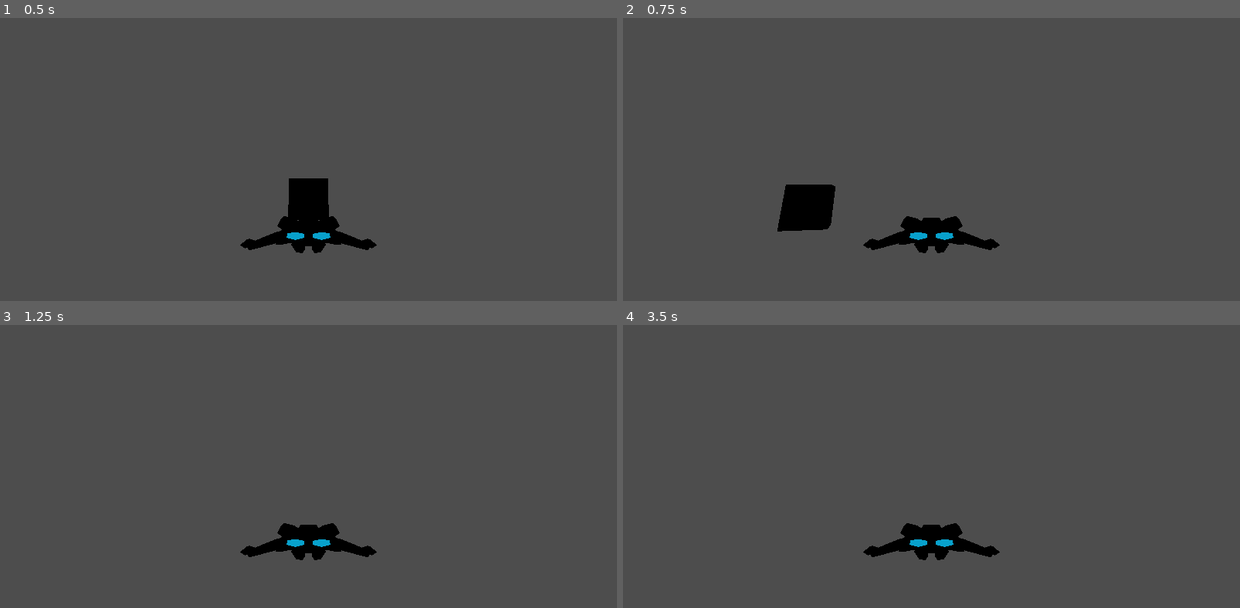
Above: before the commit, frames 1-4 (two rows, left to right).
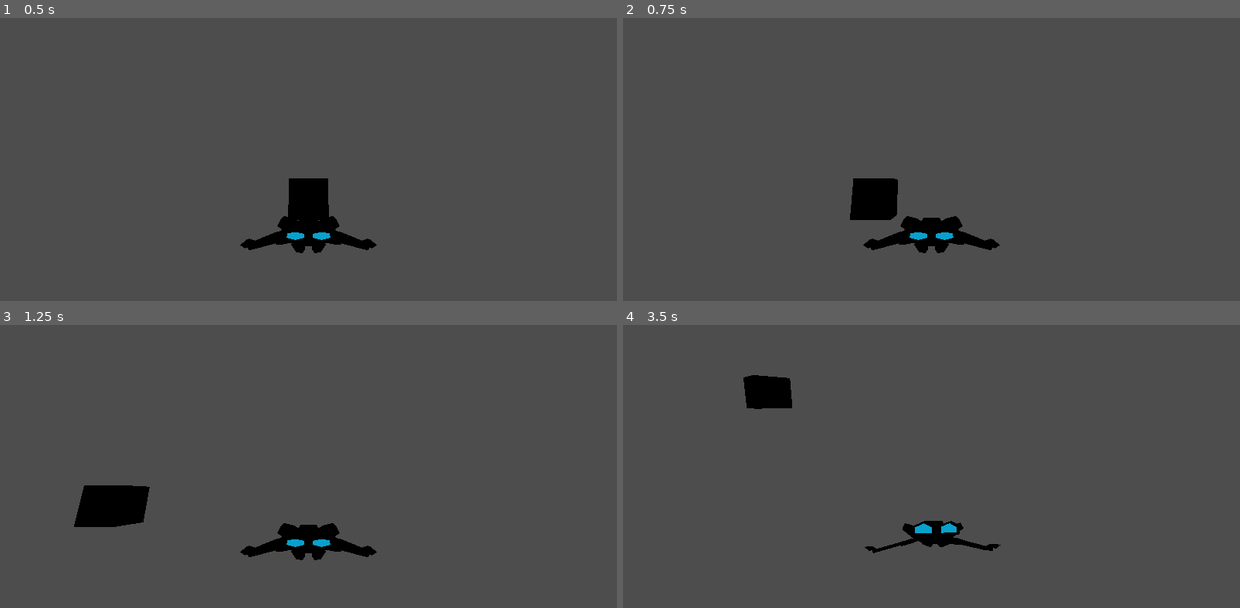
Above: after the commit, the same moments.

Repository: RyanRemer/ship_controller
Game: Godot game, scene res://main.tscn
The game is run twice, just before and just after one commit, with the same random seed, the same clock (stepped at 60 frames per second) and the same inputs.
Inputs (mouse positions are in pixels of both pictures, inside the frame that each line leads up to):
- Up to frame 1 (0.5 s): no input
- Up to frame 2 (0.75 s): tap Enter at 0.5 s; move the mouse to (1067, 111) at 0.52 s; hold Right (ui_right) from 0.53 s (still down)
- Up to frame 3 (1.25 s): keep holding Right (ui_right)
- Up to frame 4 (3.5 s): move the mouse to (808, 452) at 1.27 s; release Right (ui_right) at 1.28 s; hold Down (ui_down) 1.28-2.03 s; move the mouse to (993, 358) at 2.02 s; hold Right (ui_right) 2.03-2.78 s; move the mouse to (900, 503) at 2.77 s; hold Up (ui_up) from 2.78 s (still down)

Frame 1 is identical in both runs. In frame 2, 2.4% of the frame differs, in the area x 25-45%, y 56-76%; in frame 3, 1.6%; in frame 4, 1.8%.

Commit message:
bad ship controls 1

Diff:
--- a/player.gd
+++ b/player.gd
@@ -2,22 +2,42 @@
 
 @export var speed = 30.0;
 @export var rotation_speed = 2 * PI;
+
+@onready var ship_body: Node3D = $ShipBody;
+
 var player_rotation = Vector2.ZERO;
 
 func _process(delta):
 	_rotate_player(delta);
+	_rotate_ship_body();
 	velocity = _get_velocity();
 	move_and_slide();
+
+func _rotate_ship_body():
+	var relative_mouse := _get_relative_mouse();
+
+	var wasd = Input.get_vector("ui_left", "ui_right", "ui_down", "ui_up");
+	var thrust_amount = wasd.y;
+	var basis = Basis.IDENTITY;
+	basis = basis.rotated(Vector3.RIGHT, relative_mouse.y * PI / 2.0 * thrust_amount);
+	basis = basis.rotated(Vector3.UP, -relative_mouse.x * PI / 2.0 * thrust_amount);
+	basis = basis.orthonormalized();
+
+	basis = basis.scaled(ship_body.transform.basis.get_scale());
+	ship_body.basis = basis;
 
 func _rotate_player(delta):
 	var relative_mouse := _get_relative_mouse();
 
-	player_rotation.x += fmod(-relative_mouse.x * rotation_speed * delta, 2 * PI);
-	player_rotation.y += fmod(relative_mouse.y * rotation_speed * delta, 2 * PI);
+	var wasd = Input.get_vector("ui_left", "ui_right", "ui_down", "ui_up");
+	var thrust_amount = wasd.y;
+	player_rotation.x += fmod(relative_mouse.x * rotation_speed * delta * thrust_amount, 2 * PI);
+	player_rotation.y += fmod(relative_mouse.y * rotation_speed * delta * thrust_amount, 2 * PI);
 
 	var basis = Basis.IDENTITY;
 	basis = basis.rotated(Vector3.RIGHT, player_rotation.y);
 	basis = basis.rotated(Vector3.UP, player_rotation.x);
+	basis = basis.orthonormalized();
 	global_transform.basis = basis;
 
 func _get_velocity():
